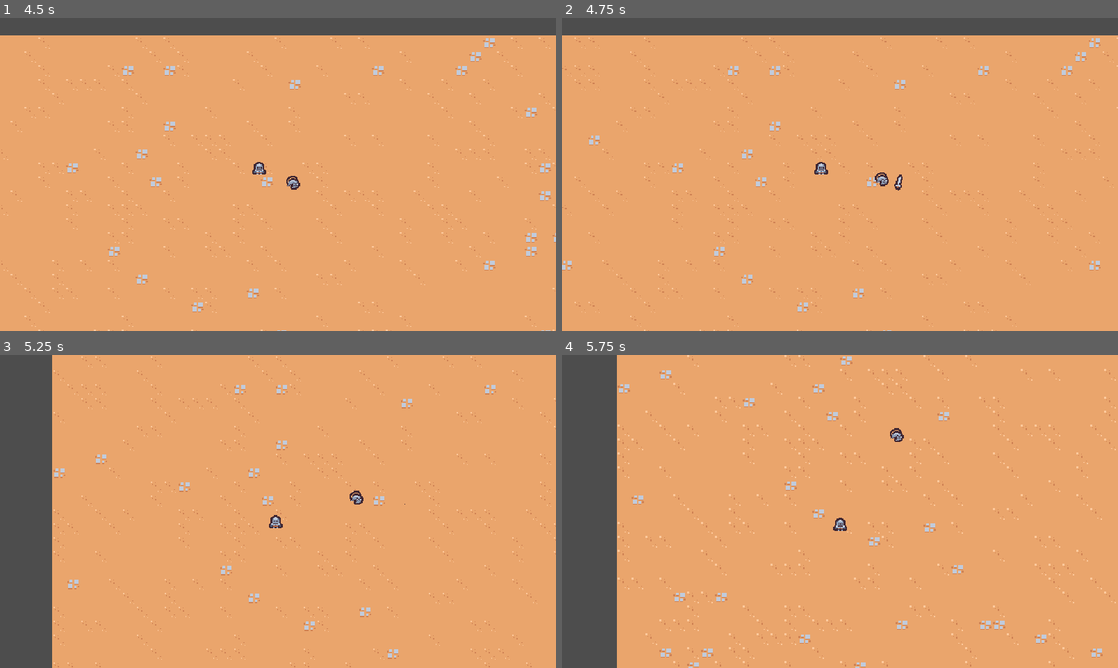
Above: before the commit, frames 1-4 (two rows, left to right).
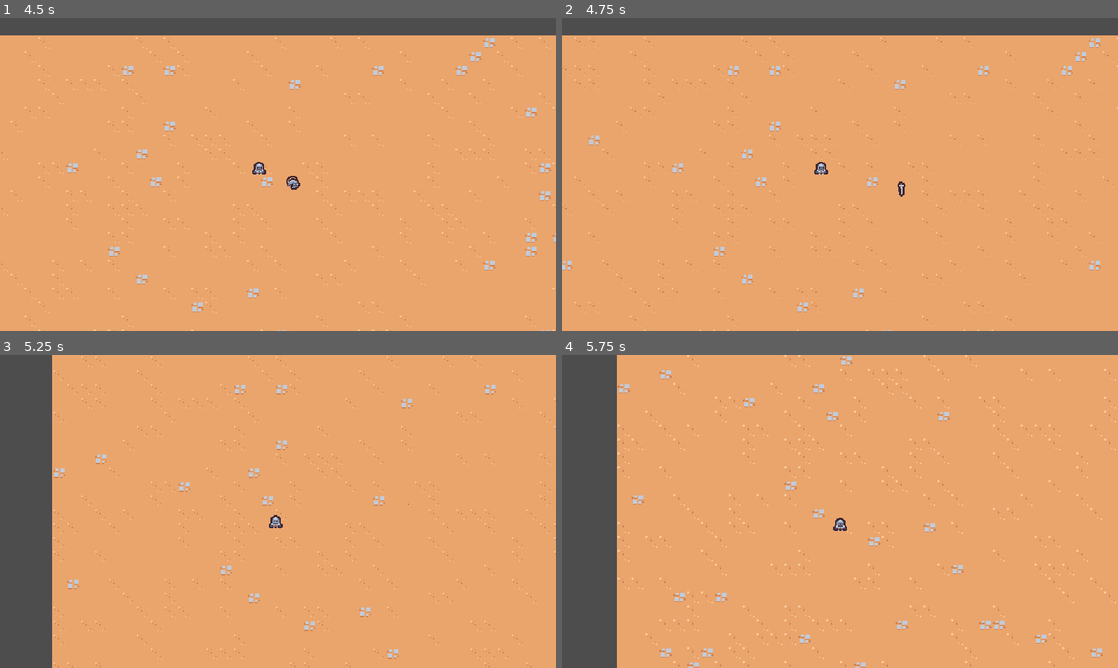
Above: after the commit, the same moments.

Repository: rprav-n/2D-Survivors-Style-Game
Game: Godot game, scene res://scenes/main/main.tscn
Same seed, same stepped clock (60 frames per second), same inputs: the game is played once before the commit and once after it.
Inputs:
- Up to frame 1 (4.5 s): hold D (move_right) 0.53-1.28 s; hold S (move_down) 1.28-2.03 s; hold D (move_right) 2.03-2.78 s; hold W (move_up) 2.78-3.53 s; hold Left (move_left) from 3.53 s (still down)
- Up to frame 2 (4.75 s): keep holding Left (move_left)
- Up to frame 3 (5.25 s): release Left (move_left) at 5.03 s; hold S (move_down) from 5.03 s (still down)
- Up to frame 4 (5.75 s): keep holding S (move_down)

Frame 1 is identical in both runs. In frame 2, 0.2% of the frame differs, in the area x 56-62%, y 49-58%; in frame 3, less than 0.1%; in frame 4, less than 0.1%.

Commit message:
Destroying Enemies

Diff:
--- a/scenes/abilities/sword_ability/sword_ability.tscn
+++ b/scenes/abilities/sword_ability/sword_ability.tscn
@@ -71,12 +71,27 @@
 "method": &"queue_free"
 }]
 }
+tracks/3/type = "value"
+tracks/3/imported = false
+tracks/3/enabled = true
+tracks/3/path = NodePath("Area2D/CollisionShape2D:disabled")
+tracks/3/interp = 1
+tracks/3/loop_wrap = true
+tracks/3/keys = {
+"times": PackedFloat32Array(0, 0.2, 0.45),
+"transitions": PackedFloat32Array(1, 1, 1),
+"update": 1,
+"values": [true, false, true]
+}
 
 [sub_resource type="AnimationLibrary" id="AnimationLibrary_7ggpg"]
 _data = {
 "RESET": SubResource("Animation_pnudn"),
 "swing": SubResource("Animation_opc0r")
 }
+
+[sub_resource type="RectangleShape2D" id="RectangleShape2D_a6p2p"]
+size = Vector2(30, 30)
 
 [node name="SwordAbility" type="Node2D"]
 
@@ -91,5 +106,10 @@
 offset = Vector2(0, -4)
 
 [node name="Area2D" type="Area2D" parent="."]
+collision_layer = 4
+collision_mask = 0
 
 [node name="CollisionShape2D" type="CollisionShape2D" parent="Area2D"]
+position = Vector2(15, 0)
+shape = SubResource("RectangleShape2D_a6p2p")
+disabled = true
--- a/scenes/abilities/sword_ability_controller/sword_ability_controller.gd
+++ b/scenes/abilities/sword_ability_controller/sword_ability_controller.gd
@@ -12,30 +12,30 @@
 	timer.timeout.connect(_on_timer_timeout)
 
 
-func get_nearest_enemy_position(player_position: Vector2) -> Vector2:
-	var enemies: Array[Node] = get_tree().get_nodes_in_group("enemy") as Array[Node]
-	enemies = enemies.filter(func(enemy: Node2D):
-		return enemy.global_position.distance_squared_to(player_position) < pow(MAX_RANGE, 2)
-	)
-	if enemies.size() == 0:
-		return Vector2.ZERO
-
-	enemies.sort_custom(func (a: Node2D, b: Node2D):
-		var a_distance: float = a.global_position.distance_squared_to(player_position)
-		var b_distance: float = b.global_position.distance_squared_to(player_position)
-		return a_distance < b_distance
-	)
-
-	return enemies[0].global_position
-
-
 func spawn_sword_ability() -> void:
 	var player: Player = get_tree().get_first_node_in_group("player") as Player
 	if sword_ability_scene == null || player == null: return
 
+	var enemies: Array[Node] = get_tree().get_nodes_in_group("enemy") as Array[Node]
+	enemies = enemies.filter(func(enemy: Node2D):
+		return enemy.global_position.distance_squared_to(player.global_position) < pow(MAX_RANGE, 2)
+	)
+	if enemies.size() == 0:
+		return
+
+	enemies.sort_custom(func (a: Node2D, b: Node2D):
+		var a_distance: float = a.global_position.distance_squared_to(player.global_position)
+		var b_distance: float = b.global_position.distance_squared_to(player.global_position)
+		return a_distance < b_distance
+	)
+	var enemy: Node2D = enemies[0] as Node2D
 	var sword_ability: Node2D = sword_ability_scene.instantiate() as Node2D
 	player.get_parent().add_child(sword_ability)
-	sword_ability.global_position = get_nearest_enemy_position(player.global_position)
+	sword_ability.global_position = enemy.global_position
+	sword_ability.global_position += Vector2.RIGHT.rotated(randf_range(0, TAU)) * 4
+
+	var enemy_direction: Vector2 = enemy.global_position - sword_ability.global_position
+	sword_ability.rotation = enemy_direction.angle()
 
 
 func _on_timer_timeout() -> void:
--- a/scenes/basic_enemy/basic_enemy.gd
+++ b/scenes/basic_enemy/basic_enemy.gd
@@ -3,6 +3,12 @@
 class_name BasicEnemy
 
 const MAX_SPEED: int = 75
+
+@onready var area_2d: Area2D = $Area2D
+
+
+func _ready() -> void:
+	area_2d.area_entered.connect(_on_area_entered)
 
 
 func _process(_delta: float) -> void:
@@ -15,3 +21,7 @@
 	var player: Player = get_tree().get_first_node_in_group("player") as Player
 	if !is_instance_valid(player): return Vector2.ZERO
 	return (player.global_position - global_position).normalized()
+
+
+func _on_area_entered(_other_area2d: Area2D) -> void:
+	queue_free()
--- a/scenes/basic_enemy/basic_enemy.tscn
+++ b/scenes/basic_enemy/basic_enemy.tscn
@@ -1,20 +1,32 @@
-[gd_scene load_steps=4 format=3 uid="uid://40po7bphxfqo"]
+[gd_scene load_steps=5 format=3 uid="uid://40po7bphxfqo"]
 
 [ext_resource type="Texture2D" uid="uid://dt0hevxiqva4y" path="res://scenes/basic_enemy/basic_enemy.png" id="1_av45i"]
 [ext_resource type="Script" path="res://scenes/basic_enemy/basic_enemy.gd" id="1_gw5xw"]
 
+[sub_resource type="CircleShape2D" id="CircleShape2D_gloeq"]
+radius = 12.0
+
 [sub_resource type="CircleShape2D" id="CircleShape2D_wonel"]
-radius = 6.0
+radius = 5.0
 
 [node name="BasicEnemy" type="CharacterBody2D" groups=["enemy"]]
-collision_layer = 4
+collision_layer = 0
+collision_mask = 4
 motion_mode = 1
 script = ExtResource("1_gw5xw")
+
+[node name="Area2D" type="Area2D" parent="."]
+collision_layer = 0
+collision_mask = 4
+
+[node name="CollisionShape2D" type="CollisionShape2D" parent="Area2D"]
+position = Vector2(0, -4)
+shape = SubResource("CircleShape2D_gloeq")
 
 [node name="Sprite2D" type="Sprite2D" parent="."]
 texture = ExtResource("1_av45i")
 offset = Vector2(0, -4)
 
 [node name="CollisionShape2D" type="CollisionShape2D" parent="."]
-position = Vector2(0, -2)
+position = Vector2(0, -5)
 shape = SubResource("CircleShape2D_wonel")
Not shown: 1 places in scenes/abilities/sword_ability/sword_ability.tscn that only renumber resources
